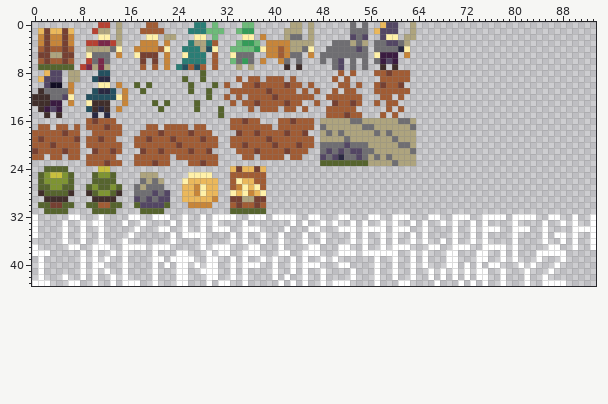
Two versions of one sprite sheet, docs/i.png. Above is the file before it was changed.
The file is 94x44 pixels.
And afterwards:
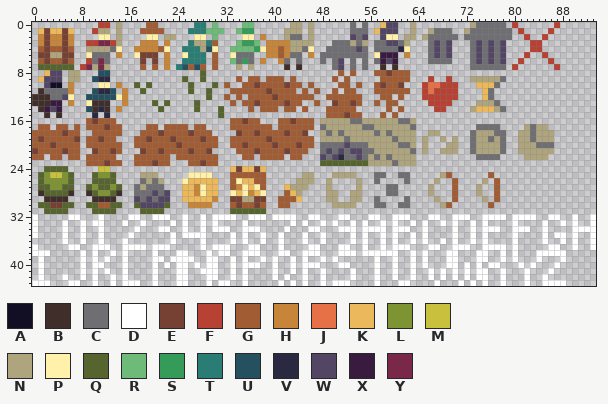
Palette (. is transparent): A #120e23  B #402e2b  C #6f6e72  D #ffffff  E #764032  F #b74132  G #a15c34  H #c78539  J #e67146  K #ebb85b  L #7e9432  M #c9c03d  N #aea47e  P #fff1a9  Q #56642e  R #6dba79  S #349c58  T #2a7d75  U #24505f  V #2a2942  W #534664  X #3a1b40  Y #7a2849
From old to new:
@@ x 39..89 @@
- 0 ....NN.N......C.C..KWW..N..........................
- 1 ...NNN.N......CCC.KWWW..N..........................
- 2 ...NCC.N......WCW..WPP.NN..........................
- 3 HHHHNNNN...CCCNCN.CCWWCN...........................
- 4 HHGHNNCP..CCCCCWC.CCCCVP...........................
- 5 HHGHCC.H.CCCCCCCC.PXXX.H...........................
- 6 ..HC.C...C.CW.C.C.CXWX.............................
- 7 ...B.B.....CW.C.C..B.B.............................
+ 0 ....NN.N......C.C..KWW..N.........NCCCCC.F......F..
+ 1 ...NNN.N......CCC.KWWW..N..NCCC..NCCCCCCC.F....F...
+ 2 ...NCC.N......WCW..WPP.NN.NCCCCC.CCCCCCCC..F..F....
+ 3 HHHHNNNN...CCCNCN.CCWWCN...CWCW...CWCWCW....FF.....
+ 4 HHGHNNCP..CCCCCWC.CCCCVP...CWCW...CWCWCW....FF.....
+ 5 HHGHCC.H.CCCCCCCC.PXXX.H...CWCW...CWCWCW...F..F....
+ 6 ..HC.C...C.CW.C.C.CXWX.....CCCC...CWCWCW..F....F...
+ 7 ...B.B.....CW.C.C..B.B............CCCCCC.F......F..
  8 ............G.G...GGEGGG...........................
- 9 GGG.G......G.G.....GGGGG...........................
-10 GGGEGG.G....GG.G..GEGGE............................
-11 EGGGG.G.G..G.GG...GGGGGG...........................
-12 GEGGGGGG..GGGGGG...GG.G............................
-13 GGGEGG..G..EGGEG..G.GG.............................
-14 GG.GG.G...GGGGG.....G.G............................
+ 9 GGG.G......G.G.....GGGGG...F..F...NNNNNC...........
+10 GGGEGG.G....GG.G..GEGGE...FJJFFF...KKKC............
+11 EGGGG.G.G..G.GG...GGGGGG..FJFFFF....KC.............
+12 GEGGGGGG..GGGGGG...GG.G...FFFFFF....KC.............
+13 GGGEGG..G..EGGEG..G.GG.....FFFF....NNNC............
+14 GG.GG.G...GGGGG.....G.G.....FF....NKKKNC...........
 15 ..........GGGEGG...G.G.............................
 16 ..GGEGGG.NNNNNCCNNNNNNCCN..........................
-17 G.GGGGGG.CNNNNNNCCNNNNNNC..........................
-18 GGGEGGE..NCNCNNNNNCNCNNNN..........................
-19 EGGGGGGG.NNNNCNNNNNNNCNNN..........................
-20 GEGGGEGG.CCCCWCCCNNNNNCCN..........................
-21 GGGEGGG..CWCWCWWCCNNNNNNC..........................
-22 GGG.GG...WCWVCCWCNCNCNNNN..........................
+17 G.GGGGGG.CNNNNNNCCNNNNNNC..........CCCC....NCNN....
+18 GGGEGGE..NCNCNNNNNCNCNNNN..NN.....CNNNCC..NNCNNN...
+19 EGGGGGGG.NNNNCNNNNNNNCNNN.N..N.N..CNNCNC..NNCNNN...
+20 GEGGGEGG.CCCCWCCCNNNNNCCN.N...NN..CNNNNC..NNNCCC...
+21 GGGEGGG..CWCWCWWCCNNNNNNC.N..NNN..CNNNNC..NNNNNN...
+22 GGG.GG...WCWVCCWCNCNCNNNN..........CCCC....NNNN....
 23 .........QQQQQQQQNNNNCNNN..........................
 24 ...................................................
-25 ...................................................
-26 ...................................................
-27 ...................................................
-28 ...................................................
-29 ...................................................
-30 ...................................................
+25 ......NN...NNNN...CC..CC.....NG......G.............
+26 .....NNN..N....N..C....C....N..G....N.G............
+27 ...KNNN...N....N....CC.....N...G...N..G............
+28 ...GKN....NN..NN....CC.....N...G...N..G............
+29 ..GGGK....NN..NN..C....C....N..G....N.G............
+30 ..GG.......NNNN...CC..CC.....NG......G.............
 31 ...................................................
